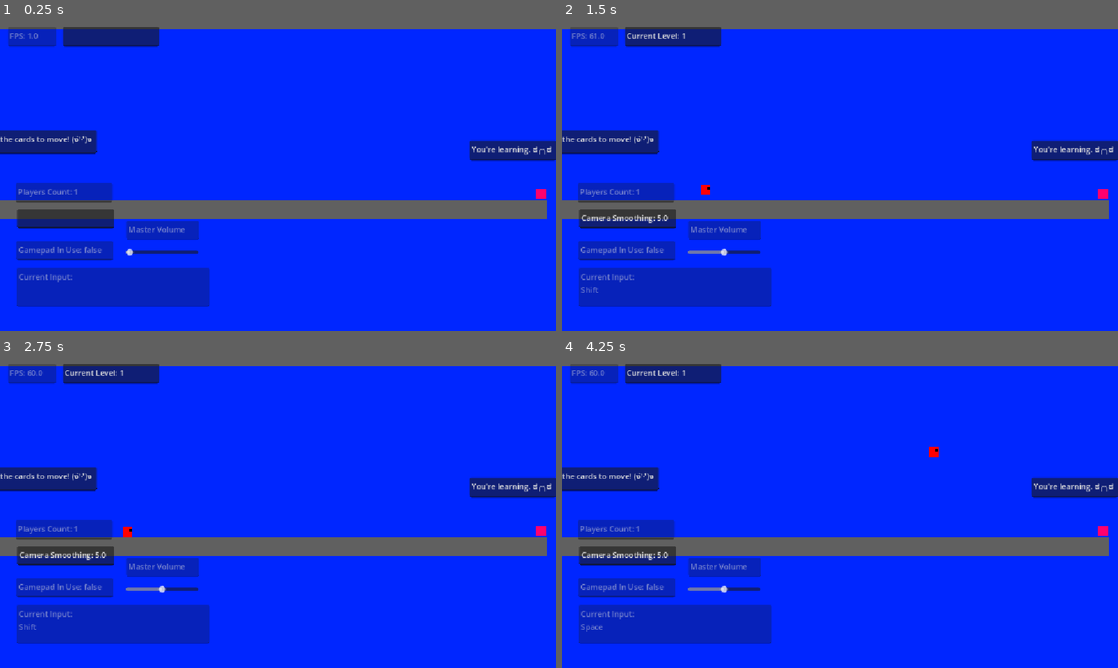
Above: before the commit, frames 1-4 (two rows, left to right).
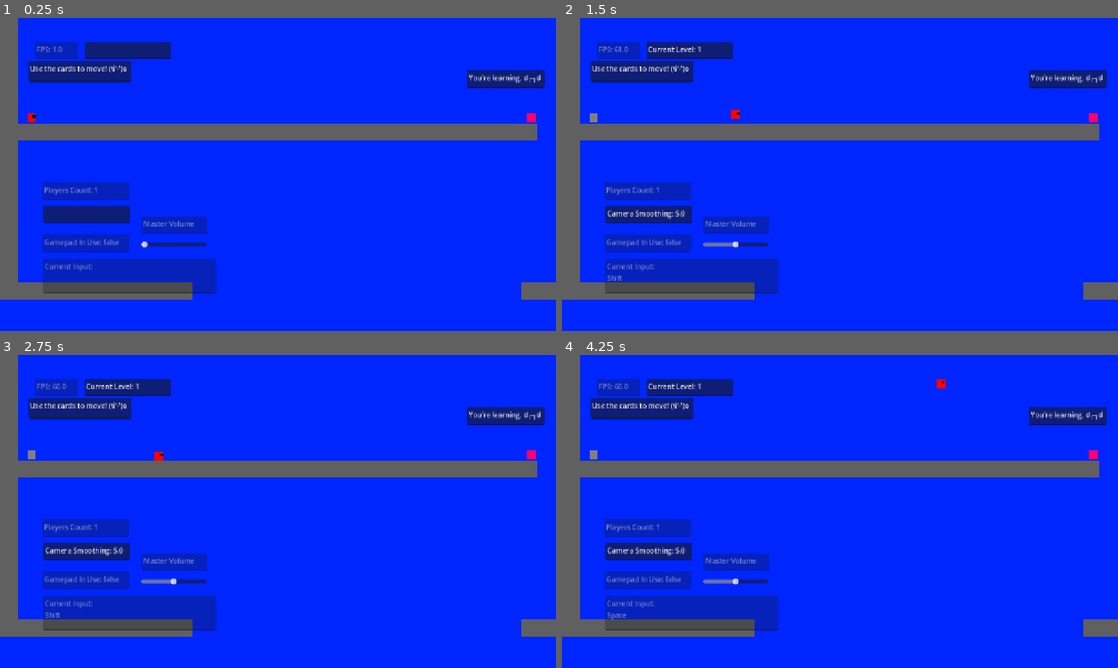
Above: after the commit, the same moments.

Repository: aduImperfect/GMTK20206_Game
Game: Godot game, scene res://Scenes/main.tscn
Two runs of this game, one before a commit and one after it. Both use one fixed random seed, a clock stepped at 60 frames per second and the inputs below.
Inputs (mouse positions are in pixels of both pictures, inside the frame that each line leads up to):
- Up to frame 1 (0.25 s): no input
- Up to frame 2 (1.5 s): tap Enter at 0.5 s; move the mouse to (962, 158) at 0.52 s; hold Right from 0.53 s (still down); tap Shift at 0.6, 1.35 s; click (962, 158) at 0.67 s; tap Space at 0.77 s; move the mouse to (728, 190) at 1.27 s
- Up to frame 3 (2.75 s): tap Space at 1.52 s; move the mouse to (333, 442) at 2.02 s; release Right at 2.03 s; hold Left from 2.03 s (still down); tap Shift at 2.1 s
- Up to frame 4 (4.25 s): move the mouse to (812, 574) at 2.77 s; release Left at 2.78 s; hold Right from 2.78 s (still down); tap Shift at 2.85, 3.6 s; click (812, 574) at 2.92 s; tap Space at 3.02, 3.77 s; move the mouse to (1006, 558) at 3.52 s

The runs differ from the first frame. In frame 1, 30% of the frame differs, in the area x 0-100%, y 0-93%; in frame 2, 30%; in frame 3, 30%; in frame 4, 30%.

Commit message:
Camera is now fixed position and levels switch position to show up on screen as intended!

Diff:
--- a/gmtk-game/Scenes/ghost.tscn
+++ b/gmtk-game/Scenes/ghost.tscn
@@ -1,8 +1,10 @@
 [gd_scene format=3 uid="uid://dayg74doc038k"]
 
+[ext_resource type="Script" uid="uid://c572h4187qkuf" path="res://Scripts/ghost.gd" id="1_e3r4w"]
 [ext_resource type="Texture2D" uid="uid://ba0snqtve3h1i" path="res://Textures/Player0.png" id="2_e3r4w"]
 
 [node name="Ghost" type="Node2D" unique_id=1955443560]
+script = ExtResource("1_e3r4w")
 
 [node name="Sprite2D" type="Sprite2D" parent="." unique_id=1610269828]
 modulate = Color(1, 1, 1, 0.35)
--- a/gmtk-game/Scripts/camera.gd
+++ b/gmtk-game/Scripts/camera.gd
@@ -6,6 +6,7 @@
 
 static func _set_initial_camera_values_sp() -> void:
 	smoothing_speed = 5.0
+	camera_position = Vector2(640.0, 360.0)
 
 static func _reset_values_sp() -> void:
 	smoothing_speed = SaveLoadHelper.save_data.get("game", 1).get("camera", 1).get("smoothing_speed", 1)
--- a/gmtk-game/Scripts/camera_singleplayer.gd
+++ b/gmtk-game/Scripts/camera_singleplayer.gd
@@ -2,6 +2,8 @@
 
 func _ready():
 	CameraHelper._set_initial_camera_values_sp()
+	global_position = CameraHelper.camera_position
 
 func _process(_delta : float):
-	global_position = CameraHelper.camera_position
+	#global_position = CameraHelper.camera_position
+	pass
--- a/gmtk-game/Scripts/level_gen.gd
+++ b/gmtk-game/Scripts/level_gen.gd
@@ -21,7 +21,7 @@
 	_spawn_players()
 
 	#CamPos is second child of the level!
-	CameraHelper.camera_position = LevelsDatabase.levelNodes[LevelsDatabase.currLevel].get_child(1).global_position
+	#CameraHelper.camera_position = LevelsDatabase.levelNodes[LevelsDatabase.currLevel].get_child(1).global_position
 
 # Called every frame. 'delta' is the elapsed time since the previous frame.
 func _process(_delta: float) -> void:
--- a/gmtk-game/Scripts/levels_data.gd
+++ b/gmtk-game/Scripts/levels_data.gd
@@ -74,6 +74,12 @@
 		#print("Game Complete")
 		return
 
+	for k in LevelsDatabase.levelsCount:
+		LevelsDatabase.levelNodes[k].global_position.y -= yLevelOffset
+		if (k != 0) && ((k % LevelsDatabase.maxHeight) == 0):
+			LevelsDatabase.levelNodes[k].global_position.x -= xLevelOffset
+		print(LevelsDatabase.levelNodes[k].global_position.x, LevelsDatabase.levelNodes[k].global_position.y)
+
 	for k in PlayersHelper.playerNodes.size():
 		PlayersHelper.clear_ghosts_for_player(k)
 		PlayersHelper.playerNodes[k].get_child(0).position = Vector2(0.0, 0.0)
@@ -81,7 +87,7 @@
 		PlayersHelper.playerNodes[k].get_child(0)._start_new_run()
 
 	#CamPos is second child of the level!
-	CameraHelper.camera_position = LevelsDatabase.levelNodes[LevelsDatabase.currLevel].get_child(1).global_position
+	#CameraHelper.camera_position = LevelsDatabase.levelNodes[LevelsDatabase.currLevel].get_child(1).global_position
 
 	SaveLoadHelper.save_game()
 	print("---------------")
--- a/gmtk-game/project.godot
+++ b/gmtk-game/project.godot
@@ -17,6 +17,8 @@
 
 [display]
 
+window/size/viewport_width=1280
+window/size/viewport_height=720
 window/stretch/mode="canvas_items"
 window/stretch/aspect="expand"
 
